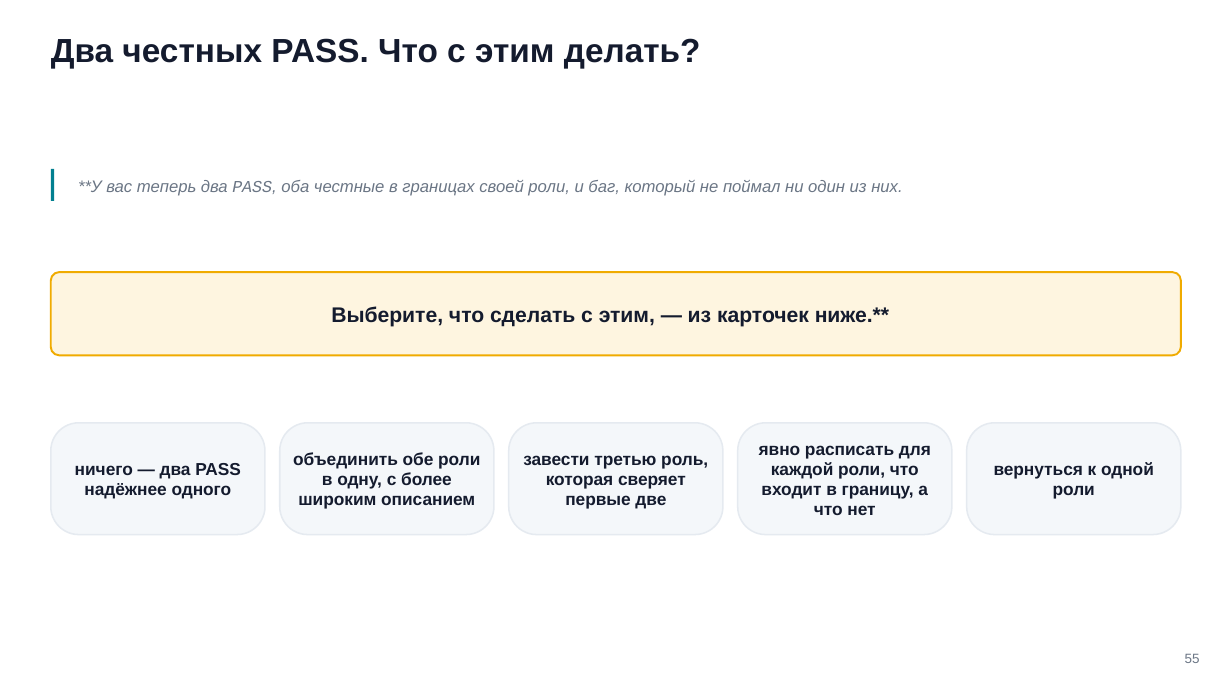
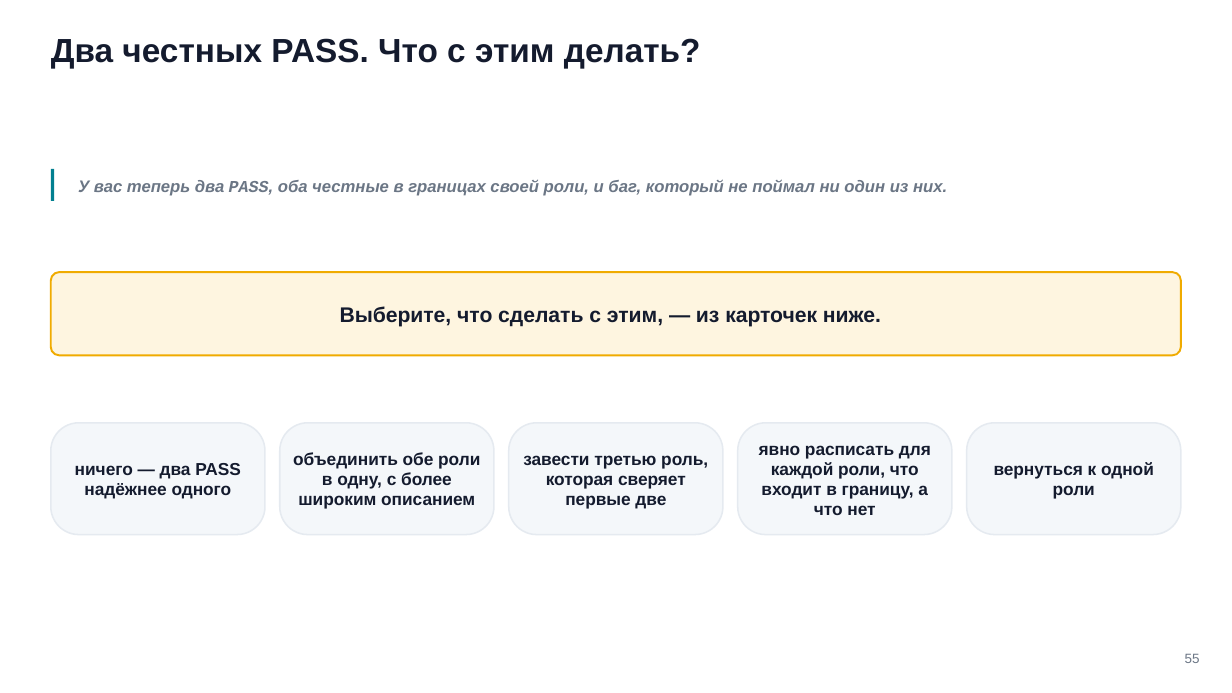
Before and after one commit to tellina-study/AI-usage-lessons, a slide deck: slide 55 of library/seminars/sem-06/rendered/sem-06.pptx. Drawn at 1232x693 pixels with LibreOffice and Linux fonts; fonts in the diff are those of the drawing. Boxes give left, top, right and bottom in pixels: in the first picture for what was removed or moved away, otherwise in the second. Text is boxed around its words. In the diff, an @@ line names an element or a change of style, - is before the commit and + after.

```diff
--- a/library/seminars/sem-06/rendered/sem-06.pptx
+++ b/library/seminars/sem-06/rendered/sem-06.pptx
@@ text at [78, 179, 947, 196]: text changed; bold on @@
-**У вас теперь два PASS, оба честные в границах своей роли, и баг, который не поймал ни один из них.
+У вас теперь два PASS, оба честные в границах своей роли, и баг, который не поймал ни один из них.
@@ text at [340, 306, 881, 327]: text changed @@
-Выберите, что сделать с этим, — из карточек ниже.**
+Выберите, что сделать с этим, — из карточек ниже.
```
Also in this commit, not shown: 4 other slides changed, 8 other files.
